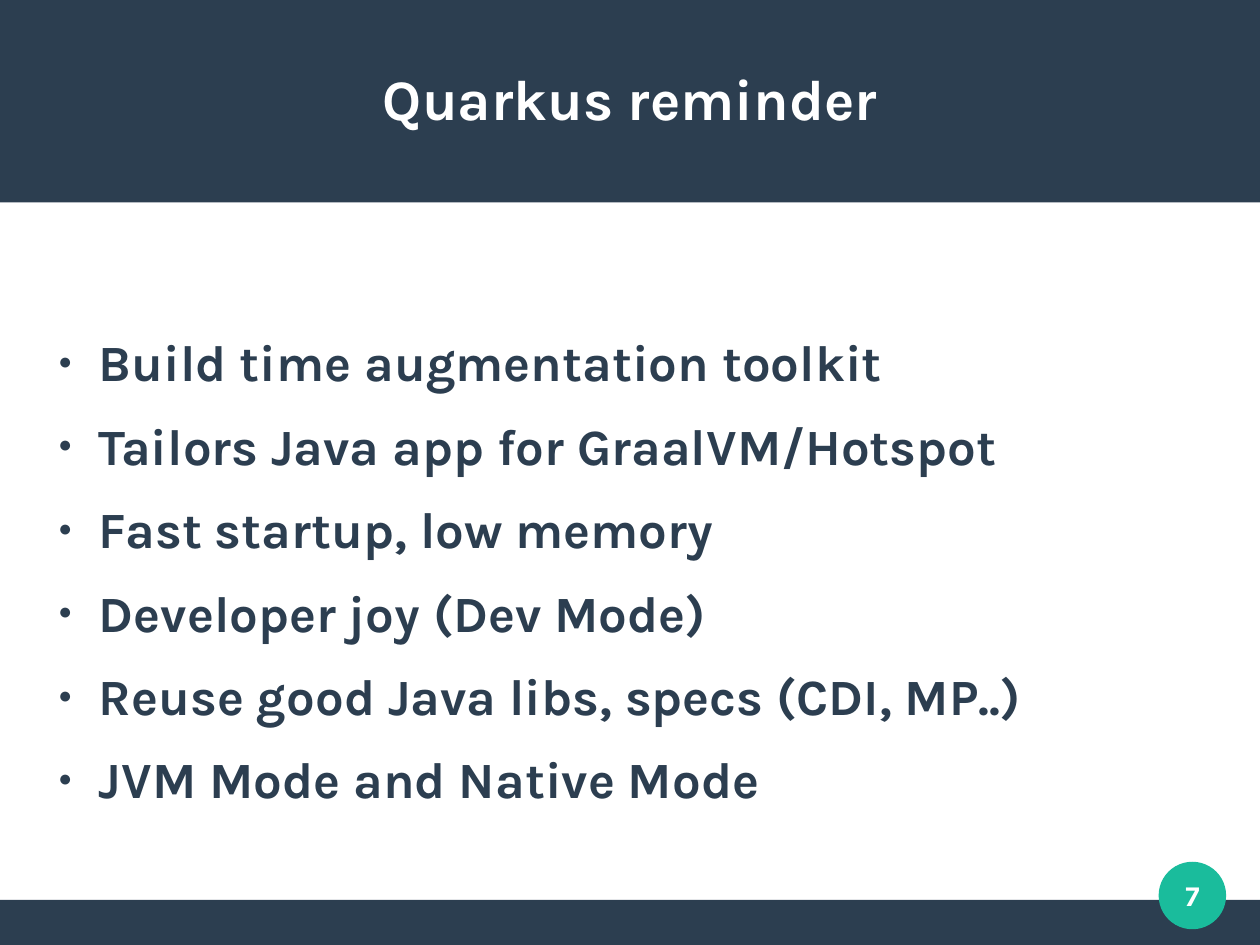
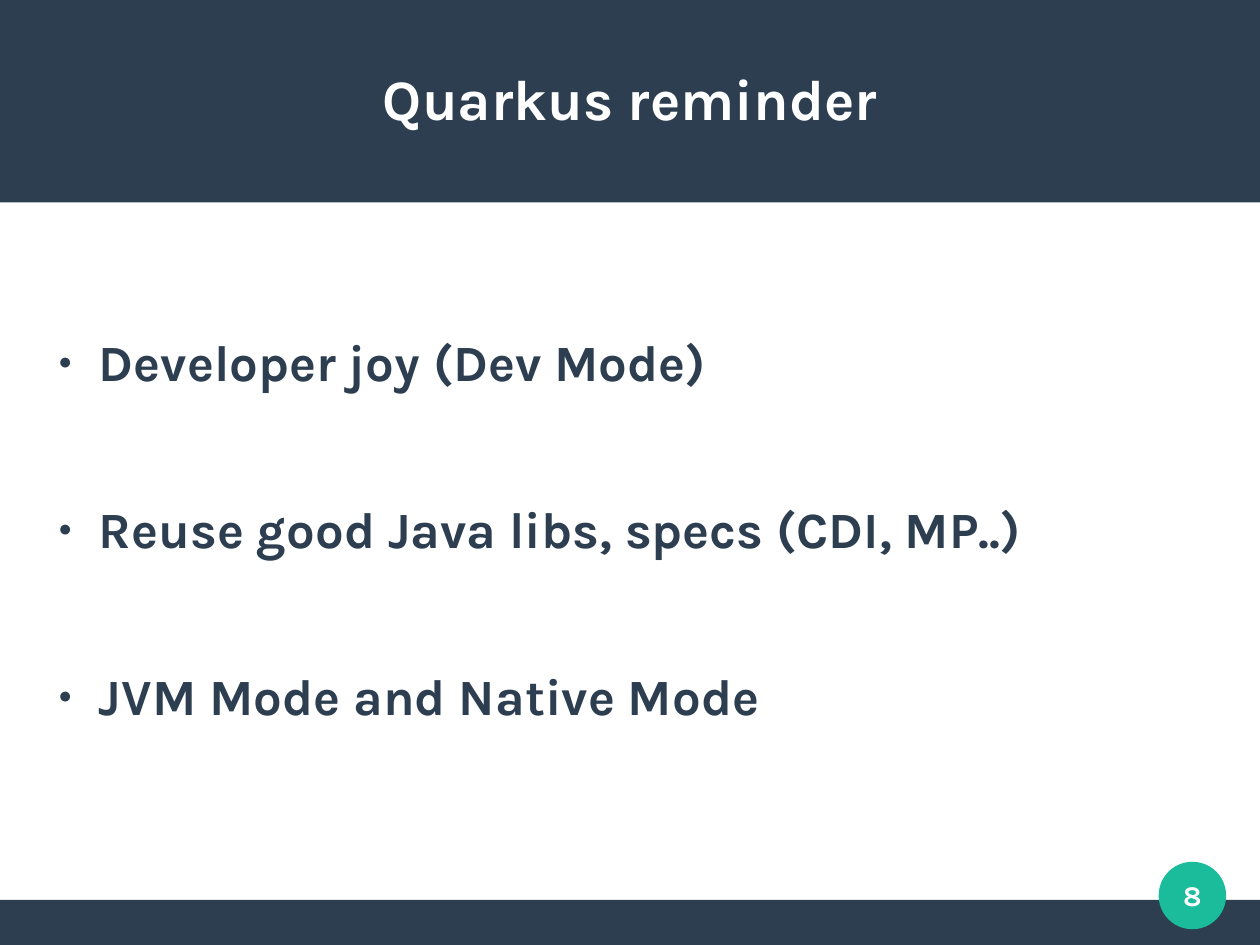
Before and after one commit to aldettinger/integration-in-the-cloud-era-with-camel-quarkus, a slide deck: slide 8 of Integration In The Cloud Era With Camel Quarkus.odp (slide 7 before the commit). Drawn at 1260x945 pixels with LibreOffice and Linux fonts; fonts in the diff are those of the drawing. Boxes give left, top, right and bottom in pixels: in the first picture for what was removed or moved away, otherwise in the second. Text is boxed around its words. In the diff, an @@ line names an element or a change of style, - is before the commit and + after.

```diff
--- a/Integration In The Cloud Era With Camel Quarkus.odp
+++ b/Integration In The Cloud Era With Camel Quarkus.odp
@@ text at (99, 345, 996, 560): paragraphs removed @@
-● Build time augmentation toolkit
-● Tailors Java app for GraalVM/Hotspot
-● Fast startup, low memory
@@ page number at (1183, 887, 1201, 907): text changed @@
-7
+8
```
Also in this commit, not shown: 1 slide added, 1 other file.
